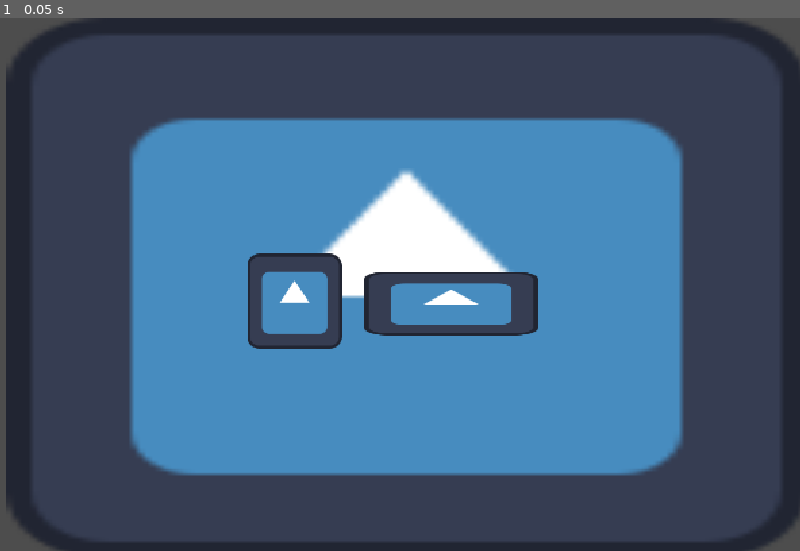
Above: before the commit, frame 1.
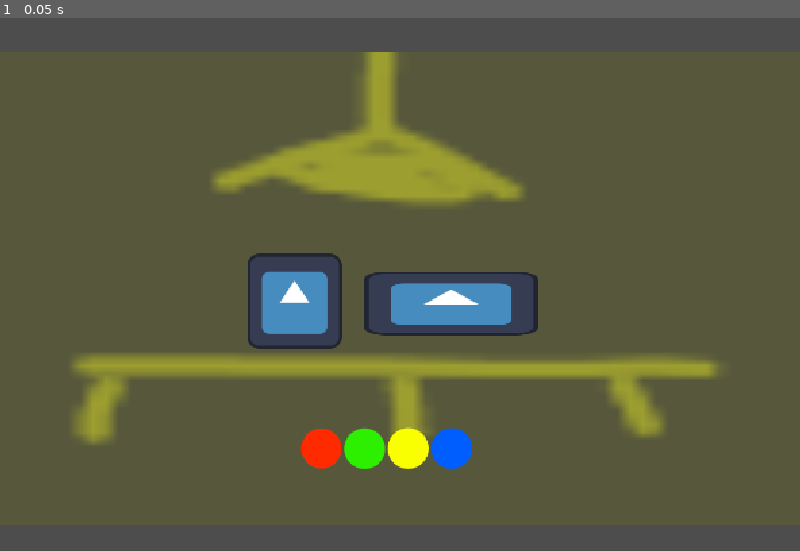
Above: after the commit, the same moment.

Repository: fabienhinault/bbqjam2025
Game: Godot game, scene res://main.tscn
Same seed, same stepped clock (60 frames per second), same inputs: the game is played once before the commit and once after it. The engine's default icon, where the game draws it, is replaced by a stand-in: a white triangle on a blue panel in a dark square.
Inputs:
- Up to frame 1 (0.05 s): no input

The runs differ from the first frame. In frame 1, 89% of the frame differs, in the area x 0-100%, y 0-100%.

Commit message:
make 4 colored buttons for rhythm part

Diff:
--- a/main.tscn
+++ b/main.tscn
@@ -1,7 +1,11 @@
-[gd_scene load_steps=2 format=3 uid="uid://cm4o6426s48jg"]
+[gd_scene load_steps=3 format=3 uid="uid://cm4o6426s48jg"]
 
 [ext_resource type="PackedScene" uid="uid://dx8fkm61wm4fe" path="res://monde.tscn" id="1_7gvb0"]
+[ext_resource type="PackedScene" uid="uid://ipybyjliotbh" path="res://rhythm/rhythm_note_hit_area.tscn" id="2_0xm2m"]
 
 [node name="Main" type="Node"]
 
 [node name="Monde" parent="." instance=ExtResource("1_7gvb0")]
+
+[node name="RhythmNoteHitArea" parent="." instance=ExtResource("2_0xm2m")]
+position = Vector2(434, 581)
--- a/niveau_1.tscn
+++ b/niveau_1.tscn
@@ -1,7 +1,7 @@
 [gd_scene load_steps=5 format=3 uid="uid://bbjrhvudfs3an"]
 
-[ext_resource type="Texture2D" uid="uid://c3tgf6vbdui77" path="res://icon.svg" id="1_4hq2q"]
-[ext_resource type="Script" path="res://niveau_1.gd" id="1_28wob"]
+[ext_resource type="Script" uid="uid://t34gq7plwoyn" path="res://niveau_1.gd" id="1_28wob"]
+[ext_resource type="Texture2D" uid="uid://cbbe7tprxl8b3" path="res://visuals/test-bg.png" id="2_l8iyw"]
 [ext_resource type="PackedScene" uid="uid://dtk46j0enkdxn" path="res://joueur.tscn" id="3_y1lh8"]
 [ext_resource type="PackedScene" uid="uid://b858cpbbw07vs" path="res://zone_partition.tscn" id="4_djyrb"]
 
@@ -18,8 +18,8 @@
 
 [node name="Sprite2D" type="Sprite2D" parent="."]
 position = Vector2(548, 364.5)
-scale = Vector2(8.4375, 5.71094)
-texture = ExtResource("1_4hq2q")
+scale = Vector2(17.2594, 9.98595)
+texture = ExtResource("2_l8iyw")
 
 [node name="Joueur" parent="." instance=ExtResource("3_y1lh8")]
 
--- a/project.godot
+++ b/project.godot
@@ -12,7 +12,7 @@
 
 config/name="Bbq_jam_2k25"
 run/main_scene="res://main.tscn"
-config/features=PackedStringArray("4.3", "Forward Plus")
+config/features=PackedStringArray("4.4", "Forward Plus")
 config/icon="res://icon.svg"
 
 [display]
@@ -21,3 +21,26 @@
 window/size/viewport_height=720
 window/size/initial_position_type=3
 window/stretch/mode="canvas_items"
+
+[input]
+
+HitNote1={
+"deadzone": 0.2,
+"events": [Object(InputEventKey,"resource_local_to_scene":false,"resource_name":"","device":-1,"window_id":0,"alt_pressed":false,"shift_pressed":false,"ctrl_pressed":false,"meta_pressed":false,"pressed":false,"keycode":0,"physical_keycode":68,"key_label":0,"unicode":100,"location":0,"echo":false,"script":null)
+]
+}
+HitNote2={
+"deadzone": 0.2,
+"events": [Object(InputEventKey,"resource_local_to_scene":false,"resource_name":"","device":-1,"window_id":0,"alt_pressed":false,"shift_pressed":false,"ctrl_pressed":false,"meta_pressed":false,"pressed":false,"keycode":0,"physical_keycode":70,"key_label":0,"unicode":102,"location":0,"echo":false,"script":null)
+]
+}
+HitNote3={
+"deadzone": 0.2,
+"events": [Object(InputEventKey,"resource_local_to_scene":false,"resource_name":"","device":-1,"window_id":0,"alt_pressed":false,"shift_pressed":false,"ctrl_pressed":false,"meta_pressed":false,"pressed":false,"keycode":0,"physical_keycode":74,"key_label":0,"unicode":106,"location":0,"echo":false,"script":null)
+]
+}
+HitNote4={
+"deadzone": 0.2,
+"events": [Object(InputEventKey,"resource_local_to_scene":false,"resource_name":"","device":-1,"window_id":0,"alt_pressed":false,"shift_pressed":false,"ctrl_pressed":false,"meta_pressed":false,"pressed":false,"keycode":0,"physical_keycode":75,"key_label":0,"unicode":107,"location":0,"echo":false,"script":null)
+]
+}
--- /dev/null
+++ b/rhythm/rhythm_chart.tscn
@@ -0,0 +1,9 @@
+[gd_scene load_steps=3 format=3 uid="uid://qh1lehkihwl8"]
+
+[ext_resource type="Script" uid="uid://wddpkmfk68ov" path="res://rhythm_chart.gd" id="1_fgqpm"]
+[ext_resource type="PackedScene" uid="uid://ipybyjliotbh" path="res://rhythm/rhythm_note_hit_area.tscn" id="2_dc3u6"]
+
+[node name="RhythmChart" type="Node2D"]
+script = ExtResource("1_fgqpm")
+
+[node name="RhythmNoteHitArea" parent="." instance=ExtResource("2_dc3u6")]
--- /dev/null
+++ b/rhythm/rhythm_note_hit_area.gd
@@ -0,0 +1,36 @@
+extends Node2D
+
+func _process(delta: float) -> void:
+	pass
+
+func _input(event: InputEvent) -> void:
+	if Input.is_action_just_pressed("HitNote1"):
+		hit_note(1)
+	if Input.is_action_just_pressed("HitNote2"):
+		hit_note(2)
+	if Input.is_action_just_pressed("HitNote3"):
+		hit_note(3)
+	if Input.is_action_just_pressed("HitNote4"):
+		hit_note(4)
+
+	if Input.is_action_just_released("HitNote1"):
+		release_note(1)
+	if Input.is_action_just_released("HitNote2"):
+		release_note(2)
+	if Input.is_action_just_released("HitNote3"):
+		release_note(3)
+	if Input.is_action_just_released("HitNote4"):
+		release_note(4)
+
+
+func hit_note(note): #player hits a button
+	var note_button = get_note_button_node(note)
+	note_button.frame = 1 #change sprite
+
+func release_note(note): #player releases a button
+	var note_button = get_note_button_node(note)
+	note_button.frame = 0
+
+func get_note_button_node(note): # get the Note button node based on number
+	var note_button:AnimatedSprite2D = find_child(str("Note", note))
+	return note_button
--- /dev/null
+++ b/rhythm/rhythm_note_hit_area.tscn
@@ -0,0 +1,85 @@
+[gd_scene load_steps=14 format=3 uid="uid://ipybyjliotbh"]
+
+[ext_resource type="Script" uid="uid://c6cg64ix8egxo" path="res://rhythm/rhythm_note_hit_area.gd" id="1_ft4wo"]
+[ext_resource type="Texture2D" uid="uid://dyqtm8vs523nv" path="res://rhythm/note-red.png" id="2_q5j5x"]
+[ext_resource type="Texture2D" uid="uid://cwewfsp324qd0" path="res://rhythm/note-red-hover.png" id="3_ig1pp"]
+[ext_resource type="Texture2D" uid="uid://wc4yxwev780u" path="res://rhythm/note-green.png" id="4_wno70"]
+[ext_resource type="Texture2D" uid="uid://dcymcvlcs4x1s" path="res://rhythm/note-green-hover.png" id="5_l03if"]
+[ext_resource type="Texture2D" uid="uid://cko3ur0apdcfn" path="res://rhythm/note-yellow.png" id="6_8lwhd"]
+[ext_resource type="Texture2D" uid="uid://bapfe658n0ac2" path="res://rhythm/note-yellow-hover.png" id="7_o3mmf"]
+[ext_resource type="Texture2D" uid="uid://c45uaxxcas8ta" path="res://rhythm/note-blue.png" id="8_fwhkd"]
+[ext_resource type="Texture2D" uid="uid://cr0h87pdu3dsm" path="res://rhythm/note-blue-hover.png" id="9_f8357"]
+
+[sub_resource type="SpriteFrames" id="SpriteFrames_4xr2a"]
+animations = [{
+"frames": [{
+"duration": 1.0,
+"texture": ExtResource("2_q5j5x")
+}, {
+"duration": 1.0,
+"texture": ExtResource("3_ig1pp")
+}],
+"loop": true,
+"name": &"default",
+"speed": 5.0
+}]
+
+[sub_resource type="SpriteFrames" id="SpriteFrames_lxmso"]
+animations = [{
+"frames": [{
+"duration": 1.0,
+"texture": ExtResource("4_wno70")
+}, {
+"duration": 1.0,
+"texture": ExtResource("5_l03if")
+}],
+"loop": true,
+"name": &"default",
+"speed": 5.0
+}]
+
+[sub_resource type="SpriteFrames" id="SpriteFrames_ysmhb"]
+animations = [{
+"frames": [{
+"duration": 1.0,
+"texture": ExtResource("6_8lwhd")
+}, {
+"duration": 1.0,
+"texture": ExtResource("7_o3mmf")
+}],
+"loop": true,
+"name": &"default",
+"speed": 5.0
+}]
+
+[sub_resource type="SpriteFrames" id="SpriteFrames_43hs5"]
+animations = [{
+"frames": [{
+"duration": 1.0,
+"texture": ExtResource("8_fwhkd")
+}, {
+"duration": 1.0,
+"texture": ExtResource("9_f8357")
+}],
+"loop": true,
+"name": &"default",
+"speed": 5.0
+}]
+
+[node name="RhythmNoteHitArea" type="Node2D"]
+script = ExtResource("1_ft4wo")
+
+[node name="Note1" type="AnimatedSprite2D" parent="."]
+sprite_frames = SubResource("SpriteFrames_4xr2a")
+
+[node name="Note2" type="AnimatedSprite2D" parent="."]
+position = Vector2(59, 0)
+sprite_frames = SubResource("SpriteFrames_lxmso")
+
+[node name="Note3" type="AnimatedSprite2D" parent="."]
+position = Vector2(117, 0)
+sprite_frames = SubResource("SpriteFrames_ysmhb")
+
+[node name="Note4" type="AnimatedSprite2D" parent="."]
+position = Vector2(176, 0)
+sprite_frames = SubResource("SpriteFrames_43hs5")
--- /dev/null
+++ b/rhythm_chart.gd
@@ -0,0 +1,11 @@
+extends Node2D
+
+
+# Called when the node enters the scene tree for the first time.
+func _ready() -> void:
+	pass # Replace with function body.
+
+
+# Called every frame. 'delta' is the elapsed time since the previous frame.
+func _process(delta: float) -> void:
+	pass
--- a/zone_partition.tscn
+++ b/zone_partition.tscn
@@ -6,7 +6,6 @@
 b = Vector2(0, 15)
 
 [node name="ZonePartition" type="Area2D"]
-metadata/_edit_group_ = true
 
 [node name="Sprite2D" type="Sprite2D" parent="."]
 position = Vector2(1, 0.5)
Not shown, added: niveau_1.gd.uid
Binary file added: rhythm/note-blue-hover.png
Not shown, added: rhythm/note-blue-hover.png.import
Binary file added: rhythm/note-blue.png
Not shown, added: rhythm/note-blue.png.import
Binary file added: rhythm/note-green-hover.png
Not shown, added: rhythm/note-green-hover.png.import
Binary file added: rhythm/note-green.png
Not shown, added: rhythm/note-green.png.import
Binary file added: rhythm/note-red-hover.png
Not shown, added: rhythm/note-red-hover.png.import
Binary file added: rhythm/note-red.png
(and 9 more such lines)
